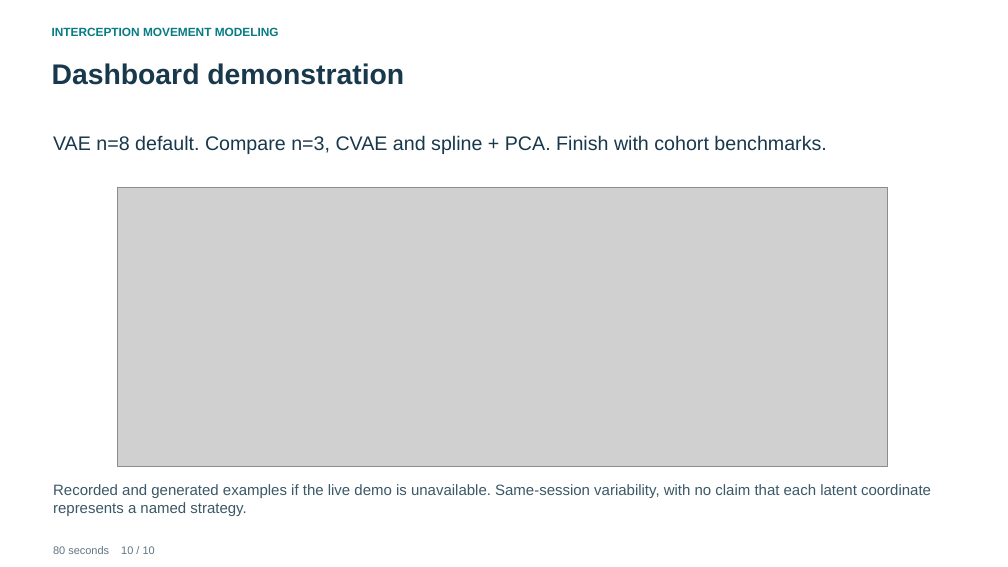
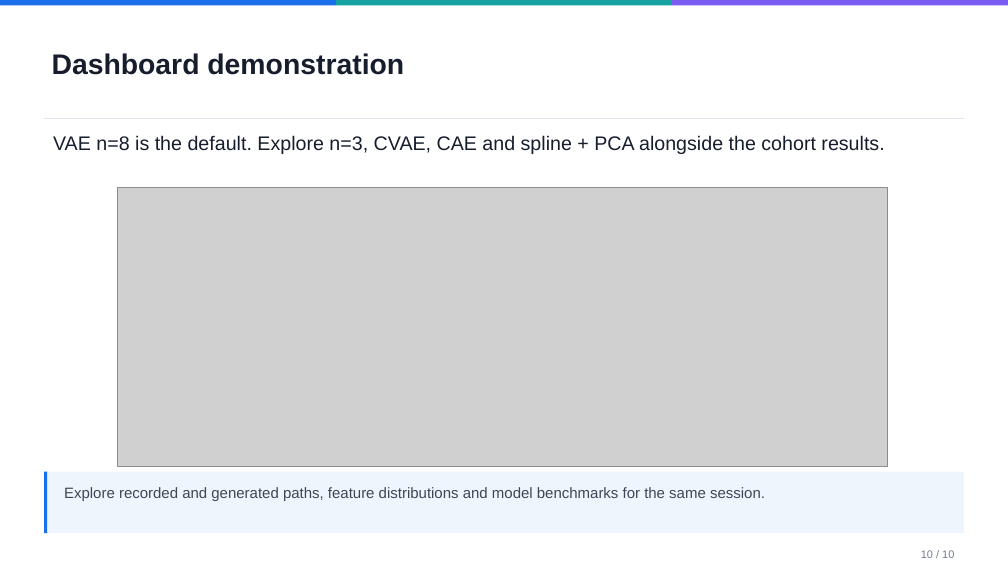
Before and after one commit to pazflashner/interception-movements-dl, a slide deck: slide 10 of production/Interception_Movements_Course_Presentation.pptx. Drawn at 1008x567 pixels with LibreOffice and Linux fonts; fonts in the diff are those of the drawing; grey boxes stand for pictures. Boxes give left, top, right and bottom in pixels: in the first picture for what was removed or moved away, otherwise in the second. Text is boxed around its words. In the diff, an @@ line names an element or a change of style, - is before the commit and + after.

Commit message:
Polish course report and deck with confirmed lab units and Paz design

```diff
--- a/production/Interception_Movements_Course_Presentation.pptx
+++ b/production/Interception_Movements_Course_Presentation.pptx
@@ rectangle added at (x1=0, y1=0, x2=336, y2=5), fill #1B6FEA @@
@@ text removed at (x1=52, y1=27, x2=279, y2=36) @@
-INTERCEPTION MOVEMENT MODELING
@@ rectangle added at (x1=336, y1=0, x2=671, y2=5), fill #17A2A2 @@
@@ rectangle added at (x1=672, y1=0, x2=1008, y2=5), fill #7A5CF0 @@
@@ text "Dashboard demonstration" moved from (x1=52, y1=63, x2=404, y2=85) to (x1=52, y1=53, x2=404, y2=75) @@
@@ text "Dashboard demonstration" at (x1=52, y1=53, x2=404, y2=75): text colour #18384B to #161E2E @@
@@ rectangle added at (x1=44, y1=118, x2=964, y2=119), fill #E1E6EC @@
@@ text at (x1=53, y1=135, x2=884, y2=154): text changed; text colour #18384B to #161E2E @@
-VAE n=8 default. Compare n=3, CVAE and spline + PCA. Finish with cohort benchmarks.
+VAE n=8 is the default. Explore n=3, CVAE, CAE and spline + PCA alongside the cohort results.
@@ rectangle added at (x1=44, y1=472, x2=964, y2=533), fill #EFF5FC @@
@@ rectangle added at (x1=44, y1=472, x2=47, y2=533), fill #1B6FEA @@
@@ text at (x1=64, y1=487, x2=765, y2=501): text changed; text colour #3B5867 to #3D4756 @@
-Recorded and generated examples if the live demo is unavailable. Same-session variability, with no claim that each latent coordinate represents a named strategy.
+Explore recorded and generated paths, feature distributions and model benchmarks for the same session.
@@ text at (x1=921, y1=550, x2=954, y2=558): text changed; text colour #617583 to #737E8B @@
-80 seconds 10 / 10
+10 / 10
```
Also in this commit, not shown: 9 other slides changed, 27 other files.
